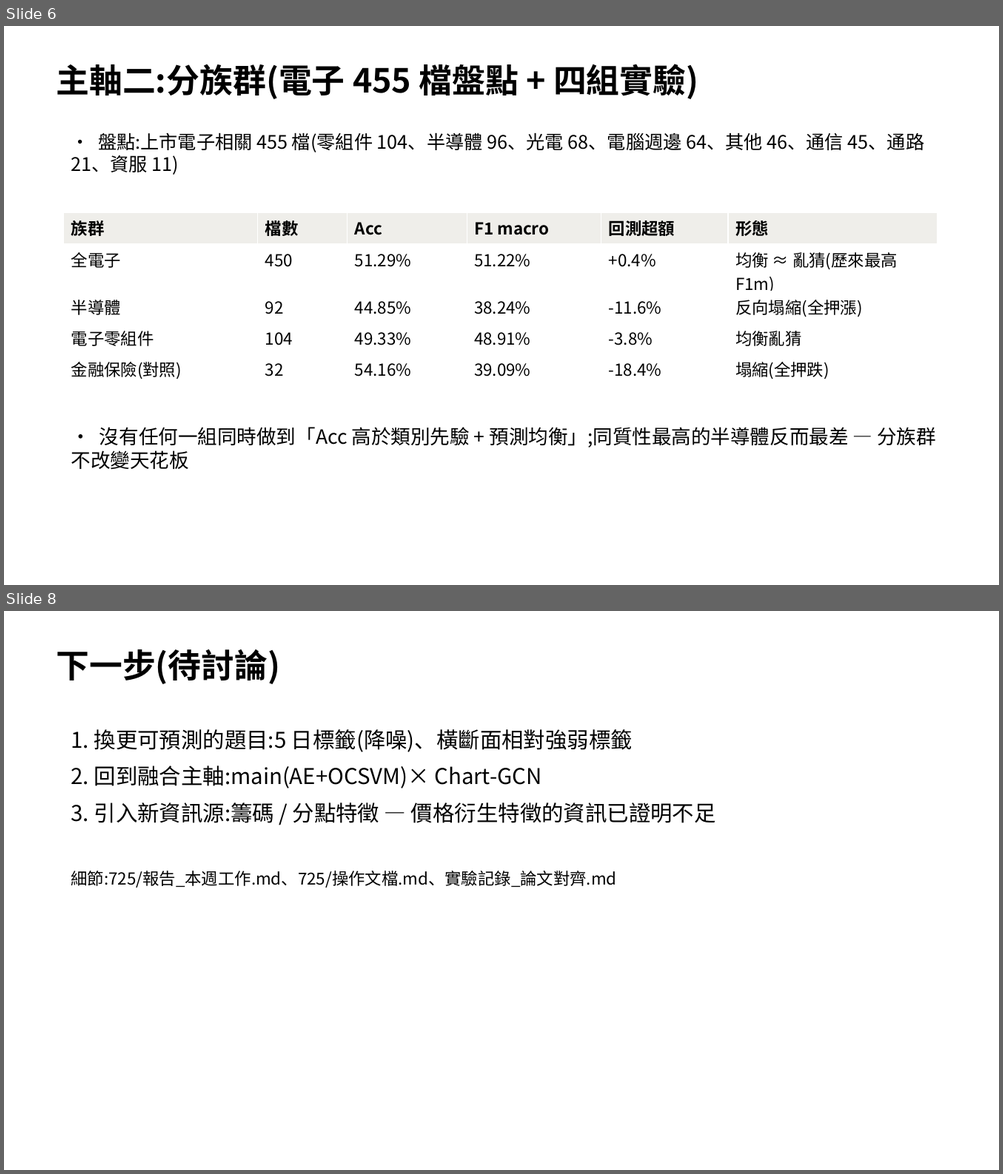
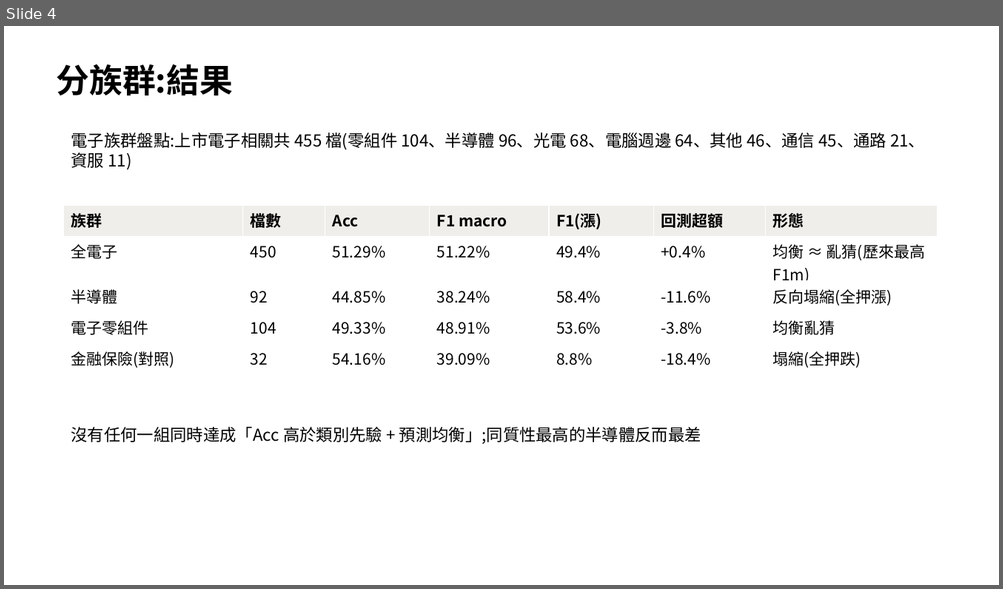
Before and after one commit to lintaixu/fcukproject, a slide deck: 725/進度報告.pptx. Shown one above the other, each under a label of ours: slides 6 and 8 before the commit, slide 4 after it; the slides between them are not shown. The pictures are 1003x1174 and 1003x589 pixels, drawn with LibreOffice and Linux fonts; fonts in the diff are those of the drawing. Boxes give left, top, right and bottom in pixels: in the first picture for what was removed or moved away, otherwise in the second. Text is boxed around its words. In the diff, an @@ line names an element or a change of style, - is before the commit and + after.

Commit message:
725 簡報改版:只呈現不同檔數與分族群結果

```diff
--- a/725/進度報告.pptx
+++ b/725/進度報告.pptx
@@ slide 8 removed at (4, 611, 999, 1170), background #FFFFFF @@
@@ text removed at (56, 649, 280, 684) @@
-下一步(待討論)
@@ text removed at (71, 729, 716, 888) @@
-1. 換更可預測的題目:5 日標籤(降噪)、橫斷面相對強弱標籤
-2. 回到融合主軸:main(AE+OCSVM)× Chart-GCN
-3. 引入新資訊源:籌碼 / 分點特徵 — 價格衍生特徵的資訊已證明不足
-細節:725/報告_本週工作.md、725/操作文檔.md、實驗記錄_論文對齊.md
@@ what was slide 6 is now slide 4 @@
@@ slide 4 changed as well @@
@@ text at (56, 64, 233, 96): text changed @@
-主軸二:分族群(電子 455 檔盤點 + 四組實驗)
+分族群:結果
@@ text at (71, 133, 925, 170): text changed; size 18 to 16 pt @@
-• 盤點:上市電子相關 455 檔(零組件 104、半導體 96、光電 68、電腦週邊 64、其他 46、通信 45、通路 21、資服 11)
+電子族群盤點:上市電子相關共 455 檔(零組件 104、半導體 96、光電 68、電腦週邊 64、其他 46、通信 45、通路 21、資服 11)
@@ table at (64, 205, 936, 371) @@
+column 5: F1(漲) | 49.4% | 58.4% | 53.6% | 8.8%
@@ table: place and size @@
-table at (64, 212, 936, 383)
+table at (64, 205, 936, 371)
@@ text at (71, 427, 701, 444): text changed; size 19 to 16 pt @@
-• 沒有任何一組同時做到「Acc 高於類別先驗 + 預測均衡」;同質性最高的半導體反而最差 — 分族群不改變天花板
+沒有任何一組同時達成「Acc 高於類別先驗 + 預測均衡」;同質性最高的半導體反而最差
```
Also in this commit, not shown: 2 other slides changed, 1 slide added, 4 other slides removed, 1 other file.
